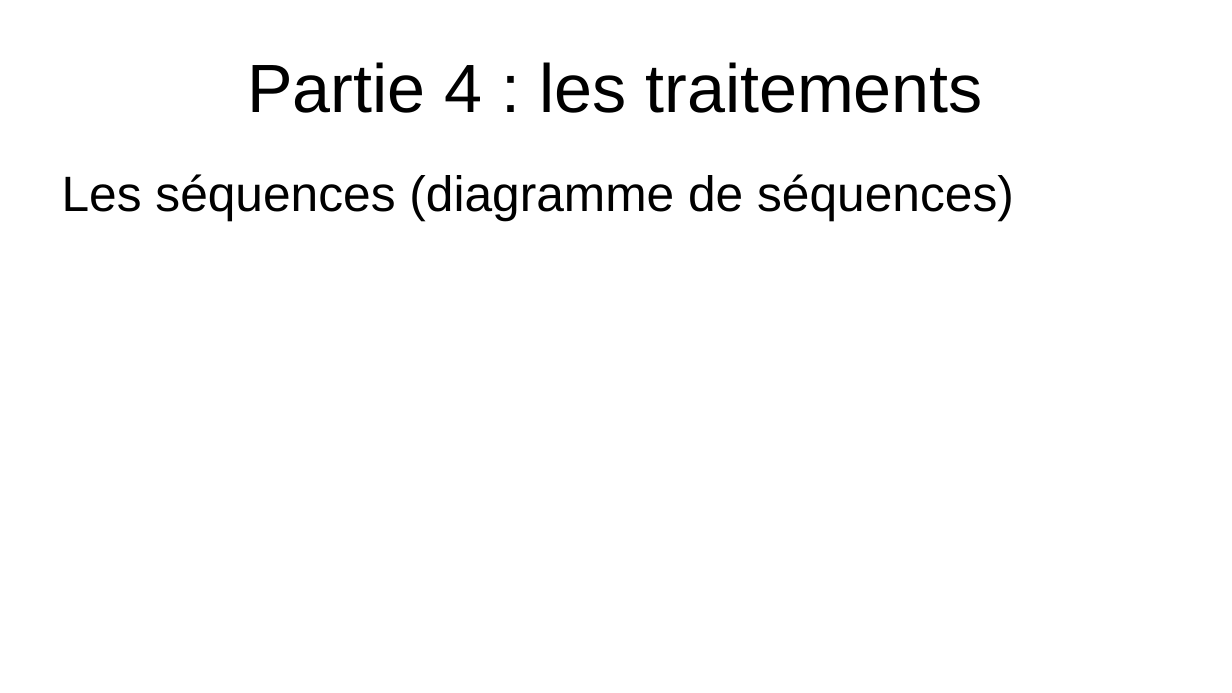
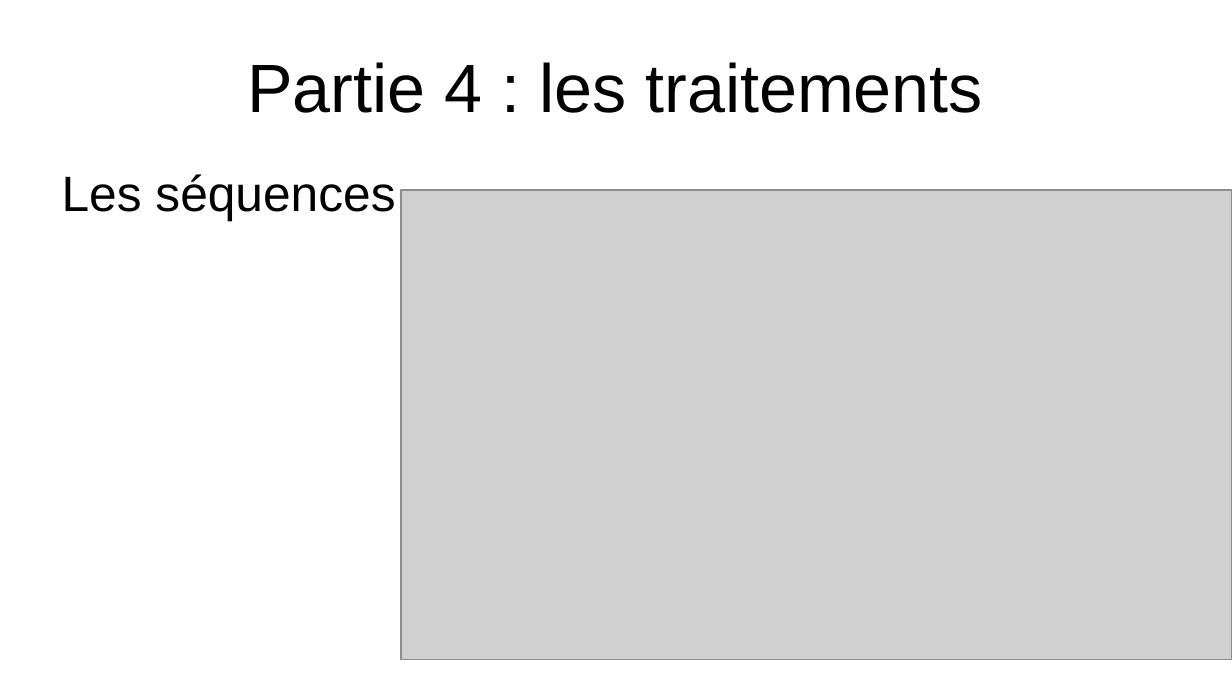
Before and after one commit to EmmaBroudic/Projet-Nooky, a slide deck: slide 26 of doc/Nooky.odp. Drawn at 1232x693 pixels with LibreOffice and Linux fonts; fonts in the diff are those of the drawing; grey boxes stand for pictures. Boxes give left, top, right and bottom in pixels: in the first picture for what was removed or moved away, otherwise in the second. Text is boxed around its words. In the diff, an @@ line names an element or a change of style, - is before the commit and + after.

```diff
--- a/doc/Nooky.odp
+++ b/doc/Nooky.odp
@@ text at (62, 174, 395, 221): text changed @@
-Les séquences (diagramme de séquences)
+Les séquences
@@ picture added at (401, 190, 1232, 660) @@
```
Also in this commit, not shown: 9 other slides changed, 3 slides added, 3 slides removed, 6 other files.
